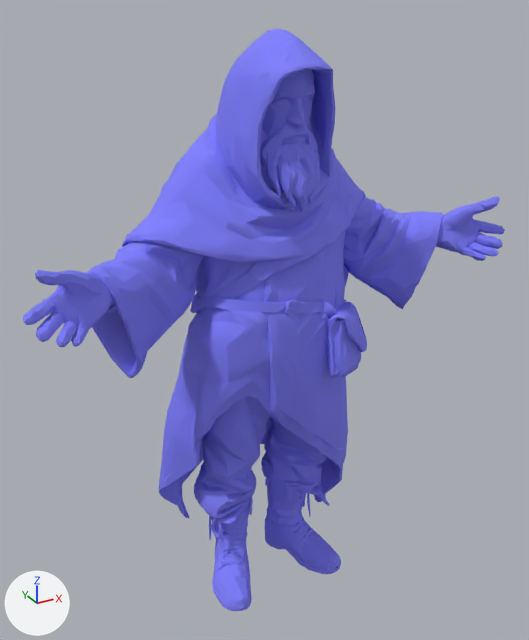
Two versions of the glTF model public/models/wick.glb, one commit apart.
Rendered twice from a 50 mm camera at (-0.976, -1.795, 1.819) aimed at (0.017, 0.01, 0.916). The axes (+X, +Y, +Z) are drawn at lower left. The lights are the same throughout. The picture after the commit comes second. Where no turn or scale is listed for an object, it has been applied to the vertices.

The first picture shows 'char1'.
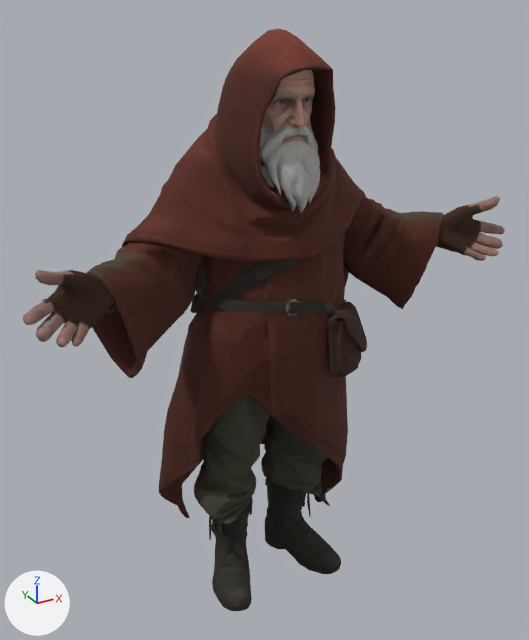
What differs and where, as boxes (x1, y1, x2, y2) in the pictures (529 x 640 px):
```json
{"object": "char1", "change": "surface changed", "before": [23, 29, 505, 611], "after": [23, 29, 505, 611], "on screen": "blue to brown"}
```

The change, as JSON lines over the scene's bpy script:
```json
{"op": "set", "path": "img_image_0", "old": "load_image('Image_0', '_unpacked/Image_0', 1024, 1024, 'sRGB')", "new": "load_image('Image_0', '_unpacked/Image_0', 1024, 1024, 'Non-Color')"}
{"op": "add", "block": "img_image_1", "code": ["img_image_1 = load_image('Image_1', '_unpacked/Image_1', 1024, 1024, 'sRGB')"]}
{"block": "mat_material_0", "where": "n2 = _N.new('ShaderNodeTexImage'); n2.name = 'Image Texture'"}
{"op": "set", "path": "n2.image", "old": "img_image_0", "new": "img_image_1"}
{"op": "add", "block": "mat_material_0", "code": "n3 = _N.new('ShaderNodeNormalMap'); n3.name = 'Normal Map'"}
{"op": "add", "block": "mat_material_0", "code": "n3.uv_map = 'UVMap'"}
{"op": "add", "block": "mat_material_0", "code": "n4 = _N.new('ShaderNodeTexImage'); n4.name = 'Image Texture.001'"}
{"op": "add", "block": "mat_material_0", "code": "n4.image = img_image_0"}
{"block": "mat_material_0", "where": "n0 = _N.new('ShaderNodeBsdfPrincipled'); n0.name = 'Principled BSDF'"}
{"op": "add", "block": "mat_material_0", "code": "_L.new(n3.outputs[0], n0.inputs[5])  # 'Normal' to 'Normal'"}
{"op": "add", "block": "mat_material_0", "code": "_L.new(n4.outputs[0], n3.inputs[1])  # 'Color' to 'Color'"}
```
